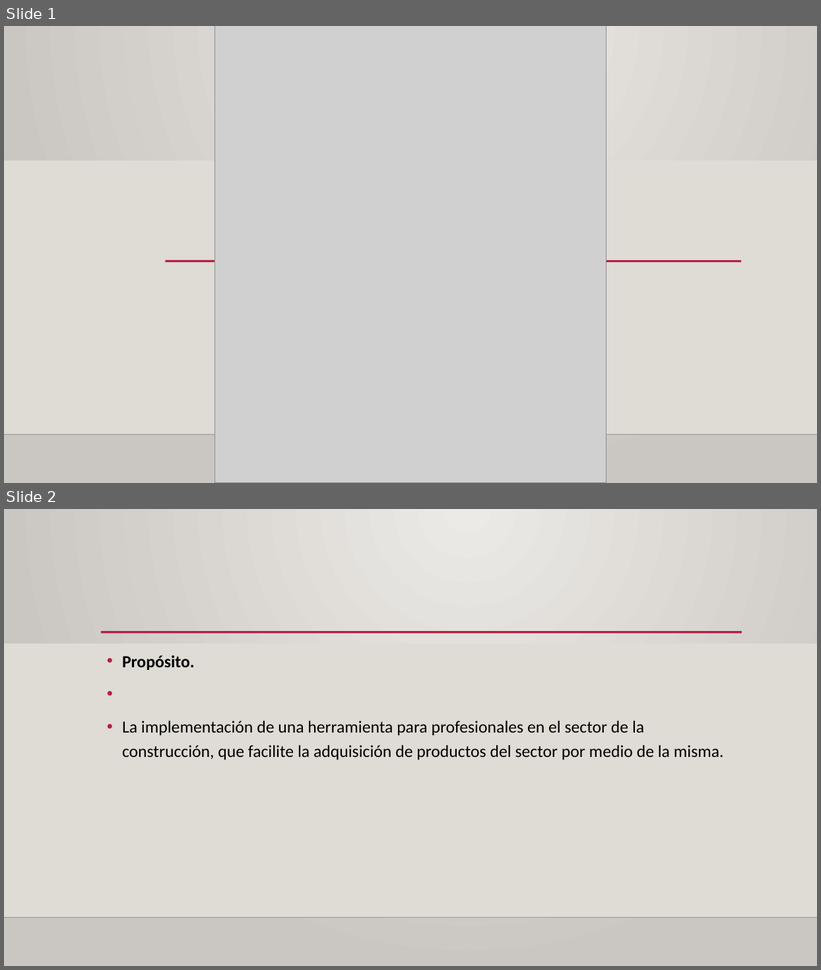
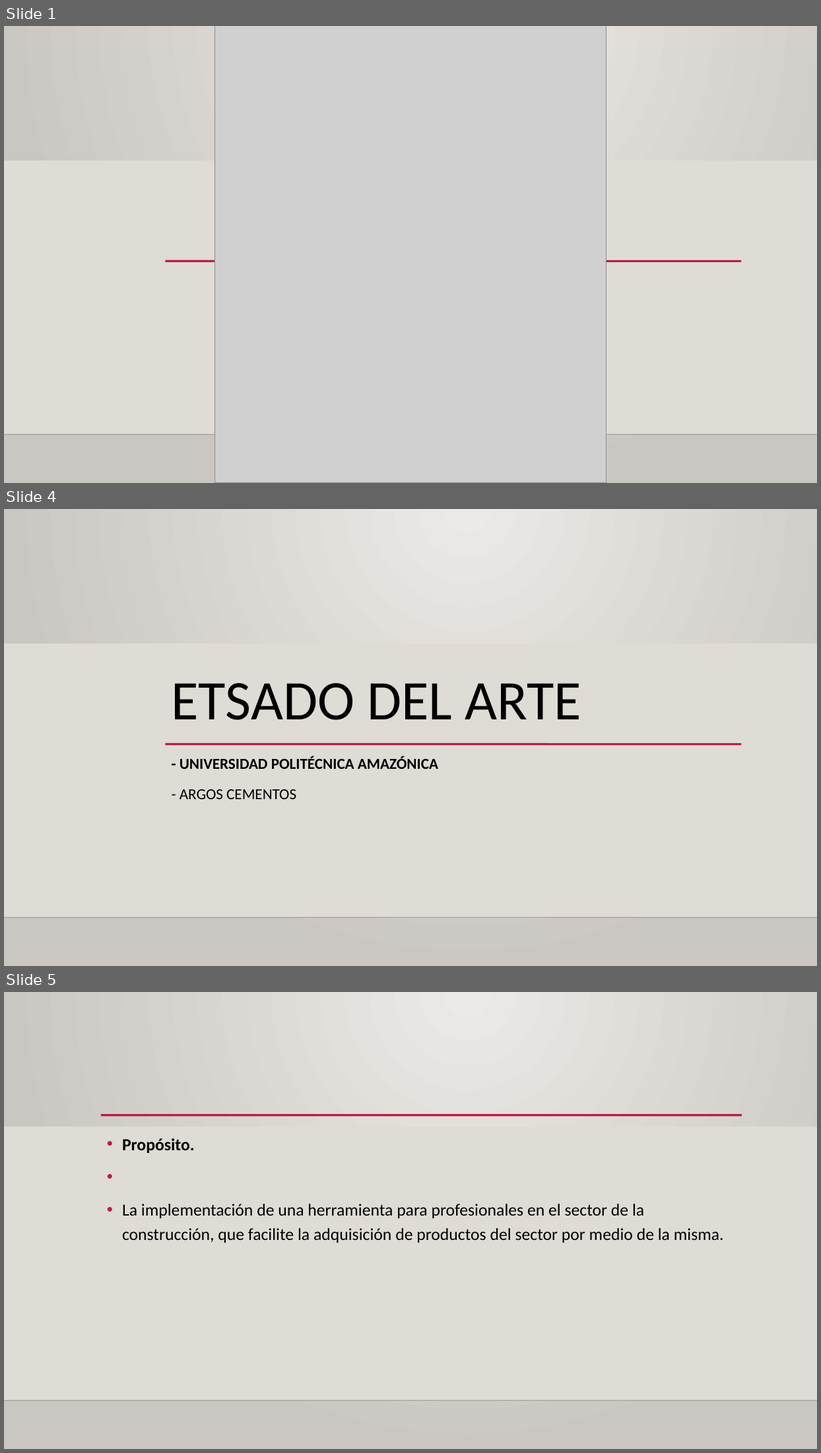
Before and after one commit to wilstreet/hardware-store, a slide deck: documentos/Presentación1.odp. Shown one above the other, each under a label of ours: slides 1 and 2 before the commit, slides 1, 4 and 5 after it; the slides between them are not shown. The pictures are 821x970 and 821x1453 pixels, drawn with LibreOffice and Linux fonts; fonts in the diff are those of the drawing; grey boxes stand for pictures; background and template pictures are left out. Boxes give left, top, right and bottom in pixels: in the first picture for what was removed or moved away, otherwise in the second. Text is boxed around its words. In the diff, an @@ line names an element or a change of style, - is before the commit and + after.

```diff
--- a/documentos/Presentación1.odp
+++ b/documentos/Presentación1.odp
@@ slide 4 added at box(4, 509, 817, 966), background gradient #ECEAE7 to #CAC6C1; not listed: 3 template elements that a slide beside it also shows @@
@@ title added at box(172, 683, 582, 720), 66 pt, text #000000 @@
+ETSADO DEL ARTE
@@ subtitle added at box(180, 757, 438, 799), 18 pt, text #000000, bold @@
+- UNIVERSIDAD POLITÉCNICA AMAZÓNICA
+- ARGOS CEMENTOS
@@ what was slide 2 is now slide 5 @@
```
Also in this commit, not shown: 11 other slides added, 2 slides removed.
